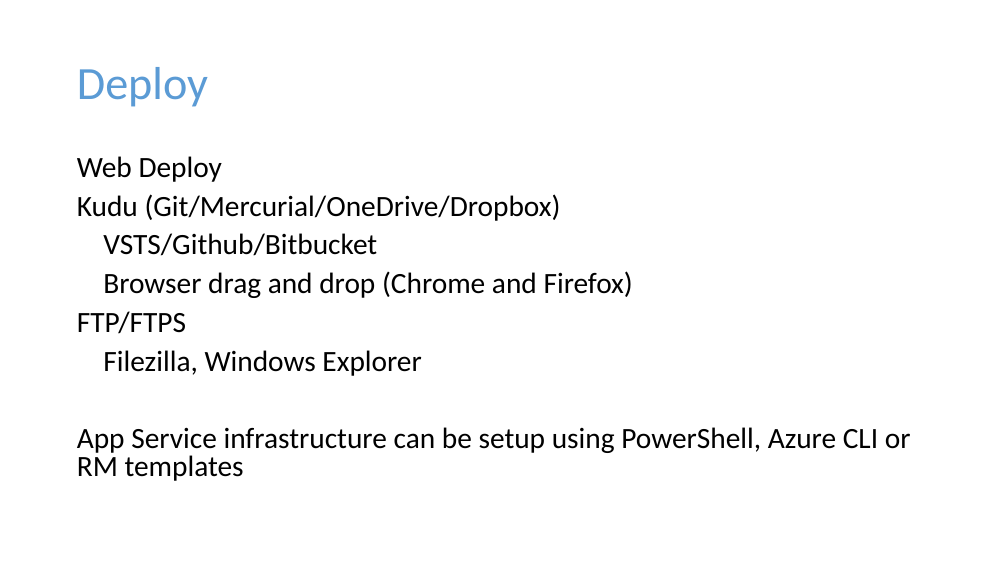
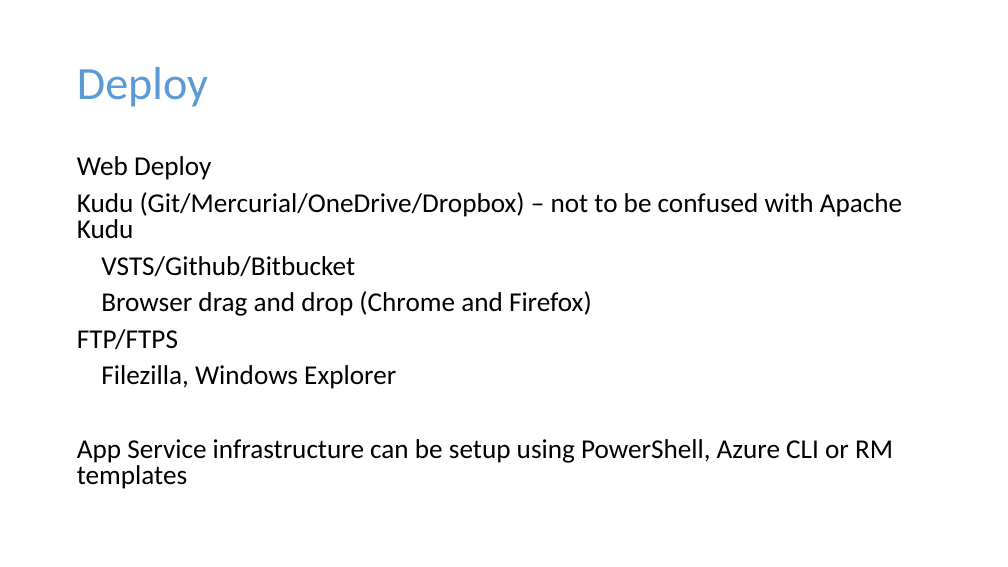
Before and after one commit to guruskill/70-535, a slide deck: slide 17 of Presentations/2018-07-23-CedarRapids/70-535-Design Solutions-by-using-Platform-Services-Part1.pptx (slide 16 before the commit). Drawn at 1008x567 pixels with LibreOffice and Linux fonts; fonts in the diff are those of the drawing. Boxes give left, top, right and bottom in pixels: in the first picture for what was removed or moved away, otherwise in the second. Text is boxed around its words. In the diff, an @@ line names an element or a change of style, - is before the commit and + after.

```diff
--- a/Presentations/2018-07-23-CedarRapids/70-535-Design Solutions-by-using-Platform-Services-Part1.pptx
+++ b/Presentations/2018-07-23-CedarRapids/70-535-Design Solutions-by-using-Platform-Services-Part1.pptx
@@ text at (77, 156, 893, 489): size 28 to 25.9 pt in "Web Deploy", "VSTS/Github/Bitbucket", "Browser drag and drop (Chrome and Firefox)", "FTP/FTPS" and 2 more places @@
@@ text at (77, 192, 902, 239): text changed; size 28 to 25.9 pt @@
-Kudu (Git/Mercurial/OneDrive/Dropbox)
+Kudu (Git/Mercurial/OneDrive/Dropbox) – not to be confused with Apache Kudu
```
Also in this commit, not shown: 1 other slide changed, 1 slide added.
